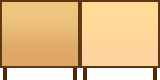
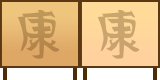
The second 160x80 image is a revision of the first. Changes to its layers:
added layer "Фигура 2 (копия)" (30%) above "Фигура 2" over [97, 10, 140, 59]
added layer "Фигура 2" (30%) above "Фигура 1 (копия)" over [17, 10, 60, 59]
